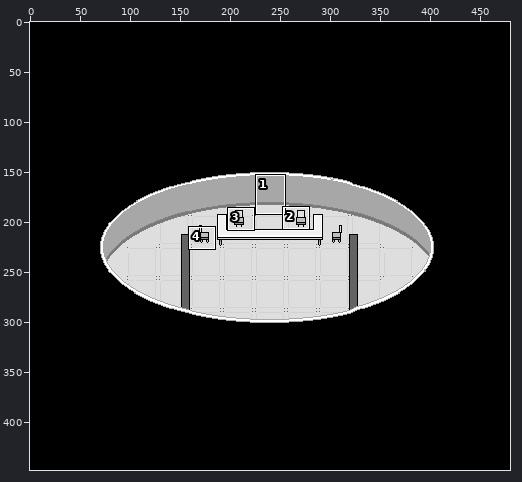
File history of a pixel-art file, assets/interieur maison zone lunaire.aseprite. Above: a wide view before the commit, with the close-up outlined.
Close-up. The starting point:
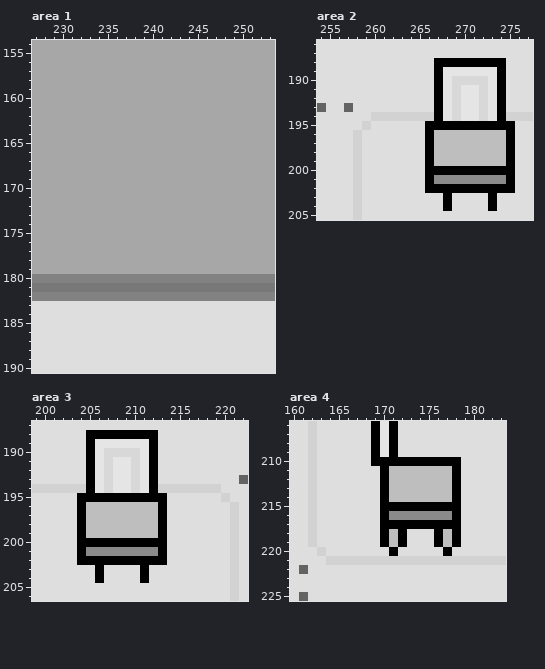
480x448 pixels, 1 frame. Colours within 5 levels of each other are drawn and written as one. Shown: area 1: x 227..253, y 154..190; area 2: x 254..277, y 186..205; area 3: x 199..222, y 187..206; area 4: x 160..183, y 206..225. The commit also changed other parts of the picture, which this record leaves out.
Once edited:
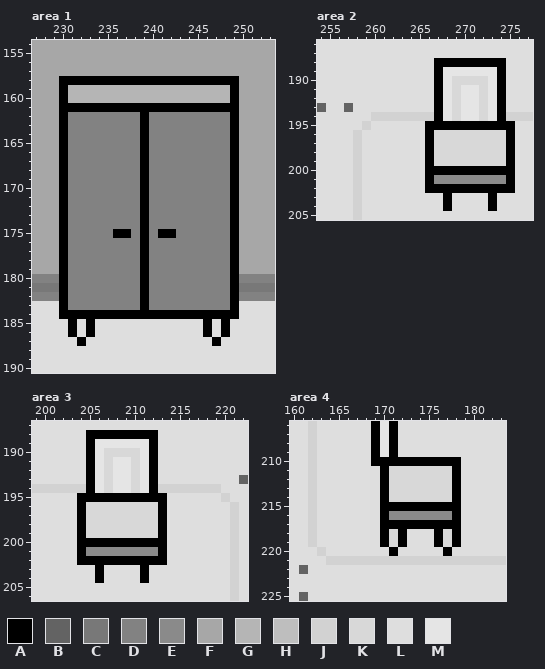
Palette (. is transparent): A #000000  B #636363  C #787878  D #828282  E #8a8a8a  F #a7a7a7  G #b5b5b5  H #bebebe  J #d2d2d2  K #d8d8d8  L #dedede  M #e5e5e5
The exact change:
Area 1, layer "Layer 4":
Colour A replaces colour C in row 181 at x 230, 239 and 249.
Colour A replaces colour D in row 180 at x 230, 239 and 249; in row 182 at x 230, 239 and 249.
Colour A replaces colour F in row 158 at x 230 to 249; in rows 159 to 160 at x 230 and 249; in row 161 at x 230 to 249; in rows 162 to 174 at x 230, 239 and 249; in row 175 at x 230, 236 to 237, 239, 241 to 242 and 249; in rows 176 to 179 at x 230, 239 and 249.
Colour A replaces colour L in row 183 at x 230, 239 and 249; in row 184 at x 230 to 249; in rows 185 to 186 at x 231, 233, 246 and 248; in row 187 at x 232 and 247.
Colour D replaces colour C in row 181 at x 231 to 238 and 240 to 248.
Colour D replaces colour F in rows 162 to 174 at x 231 to 238 and 240 to 248; in row 175 at x 231 to 235, 238, 240 and 243 to 248; in rows 176 to 179 at x 231 to 238 and 240 to 248.
Colour D replaces colour L in row 183 at x 231 to 238 and 240 to 248.
Colour G replaces colour F in rows 159 to 160 at x 231 to 248.
Area 2, layer "Layer 3":
Colour K replaces colour H in rows 196 to 199 at x 267 to 274.
Area 3, layer "Layer 3":
Colour K replaces colour H in rows 196 to 199 at x 205 to 212.
Area 4, layer "Layer 3":
Colour K replaces colour H in rows 211 to 214 at x 171 to 177; in rows 218 to 219 at x 171 and 177.
Changed places in both close-ups, as pixel boxes (x1, y1, x2, y2):
changed: (59, 76, 239, 346)
changed: (434, 130, 506, 166)
changed: (86, 502, 158, 538)
changed: (389, 466, 452, 502)
changed: (389, 529, 398, 547)
changed: (443, 529, 452, 547)
